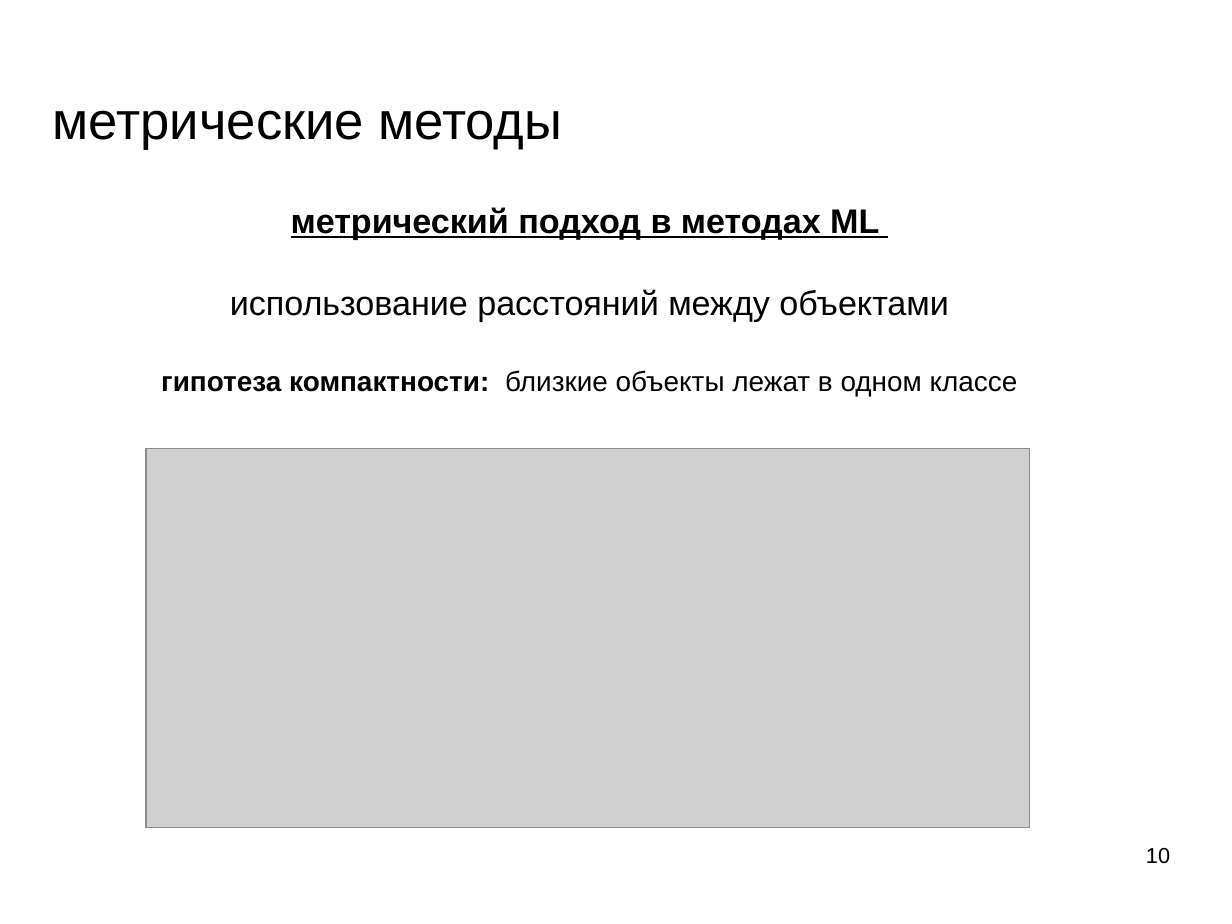
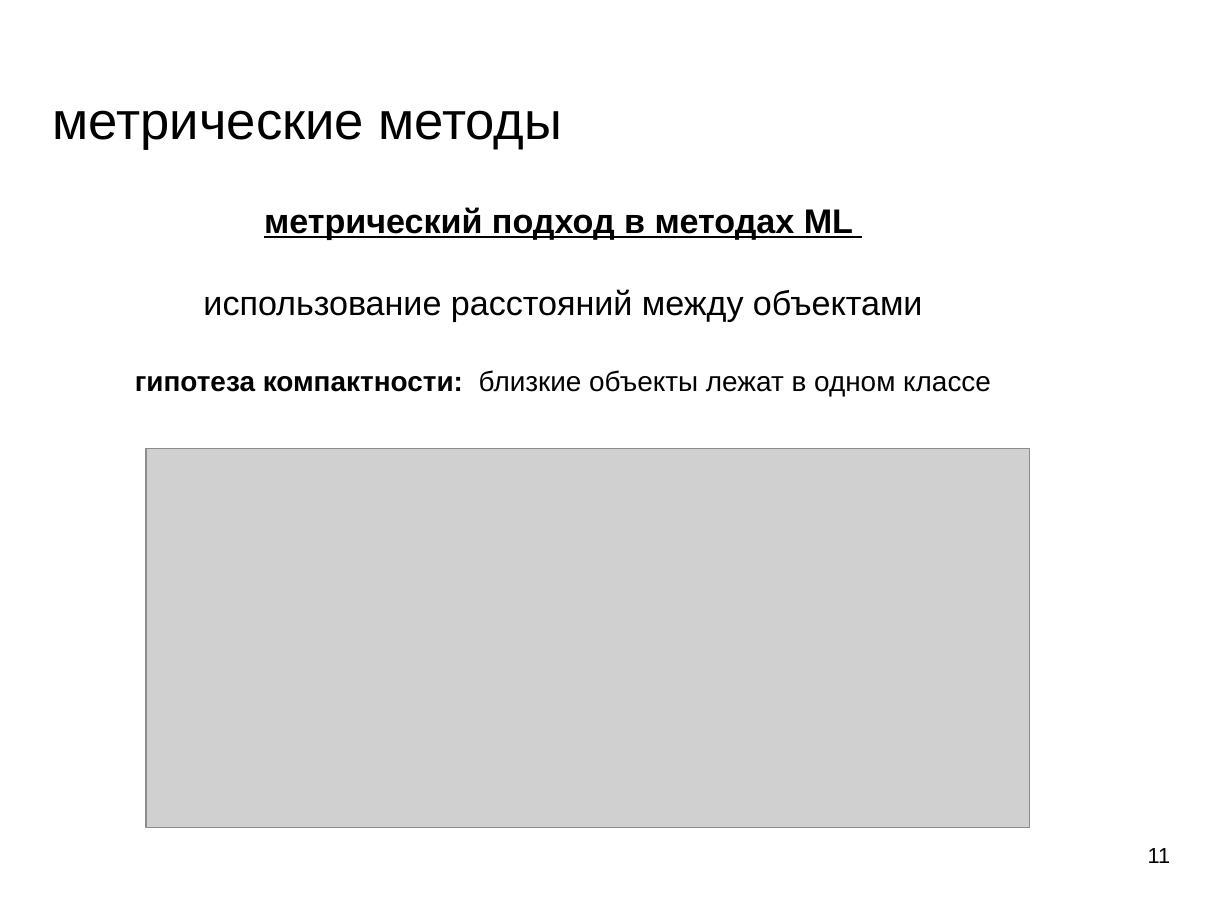
Before and after one commit to mechanoid5/ml_lectorium_legacy, a slide deck: slide 11 of 03-metric.odp (slide 10 before the commit). Drawn at 1232x924 pixels with LibreOffice and Linux fonts; fonts in the diff are those of the drawing; grey boxes stand for pictures; background and template pictures are left out. Boxes give left, top, right and bottom in pixels: in the first picture for what was removed or moved away, otherwise in the second. Text is boxed around its words. In the diff, an @@ line names an element or a change of style, - is before the commit and + after.

```diff
--- a/03-metric.odp
+++ b/03-metric.odp
@@ subtitle "метрический подход в методах ML": place and size @@
-subtitle "метрический подход в методах ML" at <box>161,207,1018,396</box>
+subtitle "метрический подход в методах ML" at <box>135,207,991,396</box>
@@ page number at <box>1148,848,1171,863</box>: text changed @@
-10
+11
```
Also in this commit, not shown: 7 other slides changed, 1 slide added, 1 other file.
